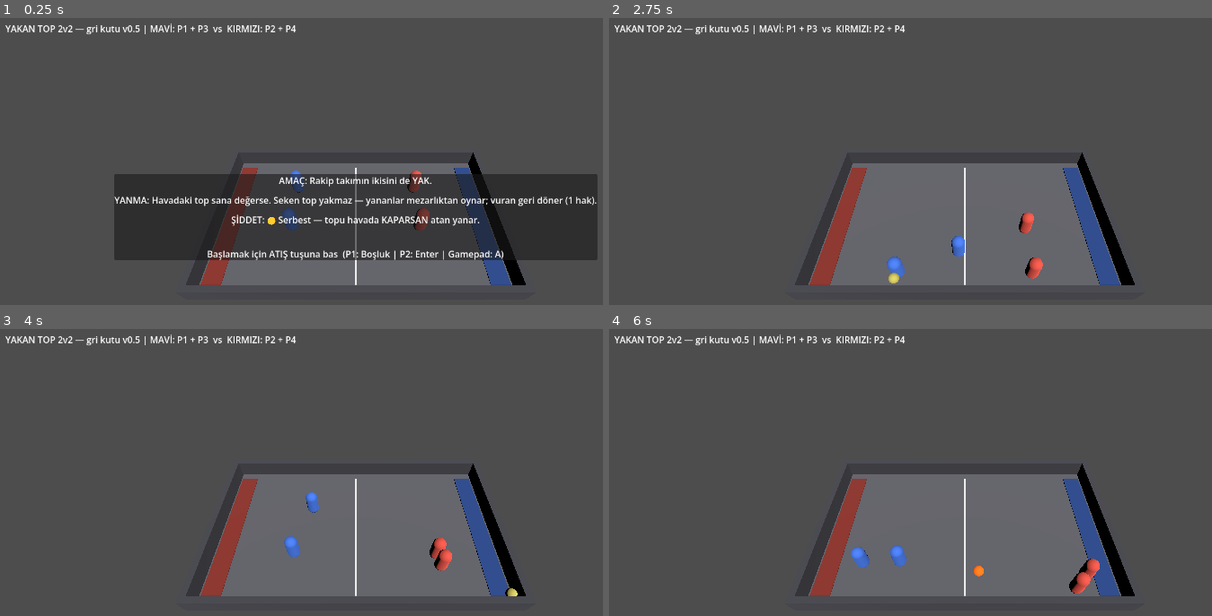
Above: before the commit, frames 1-4 (two rows, left to right).
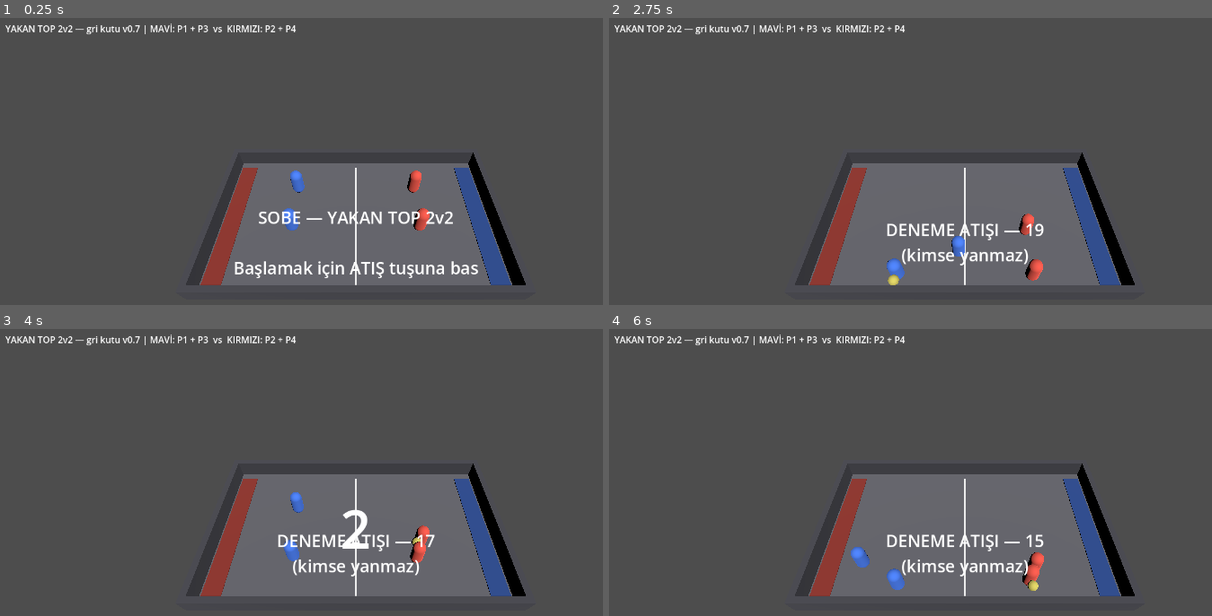
Above: after the commit, the same moments.

Repository: Mchd2323/Sobe
Game: Godot game, scene res://main.tscn
Two runs of this game, one before a commit and one after it. Both use one fixed random seed, a clock stepped at 60 frames per second and the inputs below.
Inputs:
- Up to frame 1 (0.25 s): no input
- Up to frame 2 (2.75 s): tap Enter at 0.5, 2.1 s; hold D 0.53-1.28 s; hold R 0.53-1.28 s; tap Space at 0.77, 1.52 s; hold S 1.28-2.03 s; tap R at 1.35 s; hold D from 2.03 s (still down); hold R from 2.03 s (still down)
- Up to frame 3 (4 s): release D at 2.78 s; release R at 2.78 s; hold W 2.78-3.53 s; tap R at 2.85 s; tap Space at 3.02, 3.77 s; hold A from 3.53 s (still down); hold R from 3.53 s (still down)
- Up to frame 4 (6 s): release R at 4.28 s; tap Enter at 4.35 s; tap Space at 4.52 s; tap R at 4.55, 5.85 s; release A at 5.03 s; hold S 5.03-5.78 s; hold R 5.03-5.78 s; hold D from 5.78 s (still down)

The runs differ from the first frame. In frame 1, 23% of the frame differs, in the area x 18-100%, y 2-91%; in frame 2, 1.1%; in frame 3, 2.0%; in frame 4, 1.8%.

Commit message:
[A1] Akis makinesi: LOBI -> BRIFING -> DENEME ATISI -> OYUN -> SKOR
GDD 6'nin brifing standardi ('20 sn olumsuz deneme, duduk') koda gecti.

- GameFlow (scripts/game_flow.gd) faz otoritesi. Main yalniz phase_changed
  dinleyip arayuzu ciziyor; faz mantigi Main'e yazilmadi.
- DENEME ATISI: 20 sn, RoundBase.practice bayragi. Kurallar isler, isabet olur,
  top el degistirir ama kimse yanmaz. Bayragi GameFlow acar, uygulamak turun
  isi - otorite turda kalir (online-uyumlu mimari kisiti korundu).
- SKOR fazindan ATIS tusuyla lobiye donuluyor; sahne yeniden yukleme kalkti.
- YakanTopRound.setup() artik oyunculari reset_state() ile temizliyor, boylece
  faz gecislerinde yanma durumu ve elde kalan top tasinmiyor.
- autotest flow.skip_to_playing() ile lobi/brifing/deneme adimlarini atliyor.

Dogrulama:
- Akis testi (gecici surucu): BRIFING -> DENEME ATISI -> (20 sn) -> OYUN
  gecisleri dogru; deneme atisi boyunca hic yanma olmadi.
- Bot maci: 6/6 bitti, dagilim 3-3, sure 16.1-56.8 sn (ort. 33.7 sn).
  A1 oncesi 34.5 sn idi - akis makinesi tempoyu bozmadi.

GDD'ye dokunulmadi; bu commit dokumandaki maddeyi hayata geciriyor.

Co-Authored-By: Claude Opus 5 <noreply@anthropic.com>
Claude-Session: https://claude.ai/code/session_01MTxNxqcJsn6a9ejp78rqrm

Diff:
--- a/scripts/autotest.gd
+++ b/scripts/autotest.gd
@@ -28,7 +28,8 @@
 			b.game = game
 			p.brain = b
 	game.current_round.round_finished.connect(_on_finished)
-	game.call_deferred("_start_round")
+	# Lobi → brifing → deneme atışı adımlarını atla, doğrudan maça gir.
+	game.flow.call_deferred("skip_to_playing")
 
 func _process(delta: float) -> void:
 	if _done or _game == null or not _game.round_active:
--- /dev/null
+++ b/scripts/game_flow.gd
@@ -0,0 +1,56 @@
+class_name GameFlow
+extends Node
+# SOBE akış makinesi (A1).
+# LOBİ → BRİFİNG → DENEME ATIŞI → OYUN → SKOR
+#
+# Faz otoritesi burada; tur kuralları RoundBase'de kalır. Main yalnız fazı
+# dinler ve arayüzü çizer. Yeni mini oyun eklemek bu akışı değiştirmez.
+
+signal phase_changed(phase: int)
+
+enum Phase { LOBBY, BRIEFING, PRACTICE, PLAYING, SCORE }
+
+const PRACTICE_TIME := 20.0   # ölümsüz deneme atışı süresi (GDD §6 brifing standardı)
+
+var phase: int = Phase.LOBBY
+var practice_left := 0.0
+
+func _process(delta: float) -> void:
+	if phase != Phase.PRACTICE:
+		return
+	practice_left = maxf(0.0, practice_left - delta)
+	if practice_left <= 0.0:
+		set_phase(Phase.PLAYING)
+
+# Oyuncu ATIŞ tuşuna bastı: bekleyen fazlarda ileri git.
+func advance() -> void:
+	match phase:
+		Phase.LOBBY:
+			set_phase(Phase.BRIEFING)
+		Phase.BRIEFING:
+			set_phase(Phase.PRACTICE)
+		Phase.SCORE:
+			set_phase(Phase.LOBBY)
+
+# CI/otomatik test: lobi-brifing-deneme adımlarını atla.
+func skip_to_playing() -> void:
+	set_phase(Phase.PLAYING)
+
+func set_phase(p: int) -> void:
+	phase = p
+	if p == Phase.PRACTICE:
+		practice_left = PRACTICE_TIME
+	phase_changed.emit(p)
+
+# Oyuncuların hareket edebildiği, turun döndüğü fazlar.
+func is_live() -> bool:
+	return phase == Phase.PRACTICE or phase == Phase.PLAYING
+
+func phase_name() -> String:
+	match phase:
+		Phase.LOBBY: return "LOBİ"
+		Phase.BRIEFING: return "BRİFİNG"
+		Phase.PRACTICE: return "DENEME ATIŞI"
+		Phase.PLAYING: return "OYUN"
+		Phase.SCORE: return "SKOR"
+	return "?"
--- a/scripts/main.gd
+++ b/scripts/main.gd
@@ -5,9 +5,8 @@
 # İNSAN OYUNCU SAYISI: 1-4 arası değiştir. Kalan koltuklar bot.
 const HUMAN_PLAYERS := 1
 
-enum State { BRIEFING, PLAYING, RESULT }
-var state: int = State.BRIEFING
-var round_active := false
+var flow: GameFlow
+var round_active := false   # oyuncular hareket edebilir mi (deneme atışı + oyun)
 
 var players: Array = []
 var balls: Array = []
@@ -17,12 +16,17 @@
 var _result_label: Label
 var _score_label: Label
 var _countdown_label: Label
+var _phase_label: Label
 
 func _ready() -> void:
 	_setup_input()
 	_build_arena()
 
 	# Sıra önemli: tur önce kurulur, UI kural kartını AYNI turdan okur (yetim node yok).
+	flow = GameFlow.new()
+	add_child(flow)
+	flow.phase_changed.connect(_on_phase_changed)
+
 	current_round = YakanTopRound.new()
 	add_child(current_round)
 	current_round.round_finished.connect(_on_round_finished)
@@ -31,7 +35,7 @@
 	_spawn_players()
 	_spawn_ball(Vector3(0, 0.5, 0))
 	current_round.setup(players, self)
-	_show_rule_card()
+	_on_phase_changed(flow.phase)   # LOBİ ekranını çiz
 
 	# CI bot maçı kancası — YALNIZ bayrakla yüklenir, normal oyunda hiç dokunulmaz.
 	if "--sobe-autotest" in OS.get_cmdline_user_args():
@@ -40,37 +44,63 @@
 		at.begin(self)
 
 func _process(_delta: float) -> void:
-	if state == State.PLAYING and _countdown_label != null:
-		var c: float = current_round.get_countdown()
+	# Sayışma sayacı (yalnız tur dönerken)
+	if _countdown_label != null:
+		var c: float = current_round.get_countdown() if flow.is_live() else -1.0
+		_countdown_label.visible = c > 0.0
 		if c > 0.0:
 			_countdown_label.text = str(int(ceil(c)))
-			_countdown_label.visible = true
-		else:
-			_countdown_label.visible = false
-
-	match state:
-		State.BRIEFING:
-			for i in range(1, 5):
-				if InputMap.has_action("p%d_action" % i) and Input.is_action_just_pressed("p%d_action" % i):
-					_start_round()
-					break
-		State.RESULT:
-			if Input.is_physical_key_pressed(KEY_R):
-				get_tree().reload_current_scene()
+
+	# Deneme atışı geri sayımı
+	if _phase_label != null and flow.phase == GameFlow.Phase.PRACTICE:
+		_phase_label.text = "DENEME ATIŞI — %d\n(kimse yanmaz)" % int(ceil(flow.practice_left))
+
+	# Bekleyen fazlarda ATIŞ tuşu ilerletir
+	if not flow.is_live() and _action_just_pressed():
+		flow.advance()
 
 # ---------- AKIŞ ----------
 
-func _start_round() -> void:
-	state = State.PLAYING
-	round_active = true
-	_rule_panel.visible = false
-	current_round.start()   # açılış topunu tur dağıtır (POSSESSION_START_TEAM)
+func _action_just_pressed() -> bool:
+	for i in range(1, 5):
+		var a := "p%d_action" % i
+		if InputMap.has_action(a) and Input.is_action_just_pressed(a):
+			return true
+	return false
+
+# Akış makinesinin tek çıkışı: faz değişince sahneyi ve arayüzü buna göre kur.
+func _on_phase_changed(p: int) -> void:
+	round_active = flow.is_live()
+	_rule_panel.visible = (p == GameFlow.Phase.BRIEFING)
+	_result_label.visible = (p == GameFlow.Phase.SCORE)
+	_phase_label.visible = (p != GameFlow.Phase.BRIEFING)
+
+	match p:
+		GameFlow.Phase.LOBBY:
+			_phase_label.text = "SOBE — YAKAN TOP 2v2\n\nBaşlamak için ATIŞ tuşuna bas"
+		GameFlow.Phase.BRIEFING:
+			pass   # kural kartı görünür
+		GameFlow.Phase.PRACTICE:
+			current_round.practice = true
+			current_round.setup(players, self)
+			current_round.start()
+		GameFlow.Phase.PLAYING:
+			current_round.practice = false
+			current_round.setup(players, self)
+			current_round.start()
+			_phase_label.text = "DÜDÜK! — MAÇ BAŞLADI"
+			_clear_phase_label_soon()
+		GameFlow.Phase.SCORE:
+			_phase_label.text = ""
+
+func _clear_phase_label_soon() -> void:
+	await get_tree().create_timer(1.5).timeout
+	if flow.phase == GameFlow.Phase.PLAYING:
+		_phase_label.text = ""
 
 func _on_round_finished(winner_team: int) -> void:
-	state = State.RESULT
-	round_active = false
-	_result_label.text = "%s TAKIM KAZANDI!\n\n[R] Tekrar oyna" % Cfg.TEAM_NAMES[winner_team]
-	_result_label.visible = true
+	flow.set_phase(GameFlow.Phase.SCORE)
+	_result_label.text = "%s TAKIM KAZANDI!\n\nDevam için ATIŞ tuşuna bas" % Cfg.TEAM_NAMES[winner_team]
 
 # Olay yönlendirme: Main yalnız RoundBase sözleşmesini çağırır.
 func report_catch(catcher, ball: YTBall) -> void:
@@ -198,13 +228,25 @@
 	vbox.add_child(start)
 
 	_score_label = Label.new()
-	_score_label.text = "YAKAN TOP 2v2 — gri kutu v0.5 | MAVİ: P1 + P3  vs  KIRMIZI: P2 + P4"
+	_score_label.text = "YAKAN TOP 2v2 — gri kutu v0.7 | MAVİ: P1 + P3  vs  KIRMIZI: P2 + P4"
 	_score_label.set_anchors_preset(Control.PRESET_TOP_WIDE)
 	_score_label.offset_left = 16
 	_score_label.offset_top = 12
 	_score_label.offset_right = -16
 	_score_label.autowrap_mode = TextServer.AUTOWRAP_WORD_SMART
 	canvas.add_child(_score_label)
+
+	# Faz başlığı (lobi / deneme atışı / düdük)
+	var ph_center := CenterContainer.new()
+	ph_center.set_anchors_preset(Control.PRESET_FULL_RECT)
+	ph_center.mouse_filter = Control.MOUSE_FILTER_IGNORE
+	ph_center.size_flags_vertical = Control.SIZE_SHRINK_BEGIN
+	ph_center.offset_top = 90
+	canvas.add_child(ph_center)
+	_phase_label = Label.new()
+	_phase_label.horizontal_alignment = HORIZONTAL_ALIGNMENT_CENTER
+	_phase_label.add_theme_font_size_override("font_size", 30)
+	ph_center.add_child(_phase_label)
 
 	# Geri sayım (sayışma)
 	var cd_center := CenterContainer.new()
@@ -225,10 +267,6 @@
 	_result_label.add_theme_font_size_override("font_size", 36)
 	_result_label.visible = false
 	res_center.add_child(_result_label)
-
-func _show_rule_card() -> void:
-	state = State.BRIEFING
-	_rule_panel.visible = true
 
 # ---------- GİRİŞ HARİTASI ----------
 # Klavye: P1 = WASD + Boşluk, P2 = Ok tuşları + Enter
--- a/scripts/player.gd
+++ b/scripts/player.gd
@@ -128,6 +128,15 @@
 	var strip_x: float = (Cfg.FIELD_X + 0.7) if team == 0 else -(Cfg.FIELD_X + 0.7)
 	global_position = Vector3(strip_x, 1.0, randf_range(-2.0, 2.0))
 
+# Yeni tur/faz: yanma durumunu ve elindeki topu temizle.
+func reset_state() -> void:
+	is_burned = false
+	returns_used = 0
+	if held_ball != null:
+		held_ball.held_by = null
+		held_ball = null
+	_mat.albedo_color = Cfg.TEAM_COLORS[team]
+
 func revive() -> void:
 	# Mezarlıktan dönüş: "vuran kurtulur" — tek hak, ikinci yanış kesindir.
 	is_burned = false
--- a/scripts/round_base.gd
+++ b/scripts/round_base.gd
@@ -4,6 +4,10 @@
 # Main YALNIZCA bu arayüzü bilir ve çağırır. Tur-özel metod çağrısı yasak.
 
 signal round_finished(winner_team: int)  # -1 = berabere
+
+# DENEME ATIŞI (GDD §6: "20 sn ölümsüz deneme, düdük"). Kurallar işler, kimse yanmaz.
+# Akış makinesi (GameFlow) açıp kapatır; kuralı uygulamak turun işidir.
+var practice := false
 
 # Kural Karesi: 3 satır, fiil-önce. Sığmıyorsa oyun sadeleştirilir.
 func get_rule_card() -> Dictionary:
--- a/scripts/yakan_top_round.gd
+++ b/scripts/yakan_top_round.gd
@@ -35,6 +35,7 @@
 	}
 	var counts := [0, 0]
 	for pl in players:
+		pl.reset_state()
 		pl.round_ref = self
 		pl.global_position = spots[pl.team][counts[pl.team]]
 		counts[pl.team] += 1
@@ -119,6 +120,11 @@
 	if thrower != null:
 		_last_thrower_team = thrower.team
 	ball.disarm()
+	if practice:
+		# Deneme atışı: isabet sayılır ama kimse yanmaz; top yanan tarafa geçsin
+		# ki pratik akmaya devam etsin.
+		award_ball(ball, player.team)
+		return
 	player.burn()
 	# Mezarlıktan dönüş: yanık atıcı, rakip vurduysa geri gelir (tek hak).
 	if Cfg.MEZARLIK_RETURN and thrower != null and thrower.is_burned \
@@ -135,6 +141,9 @@
 func on_catch(catcher, ball) -> void:
 	# Havada kapan yakma hakkı kazanır: atan yanar, top kapanın elinde.
 	var thrower = ball.thrower
+	if practice:
+		award_ball(ball, catcher.team)
+		return
 	ball.pick_up(catcher)
 	catcher.held_ball = ball
 	if thrower != null:
Not shown, added: scripts/game_flow.gd.uid
Not shown, changed: CLAUDE.md
Not shown, changed: README.md
